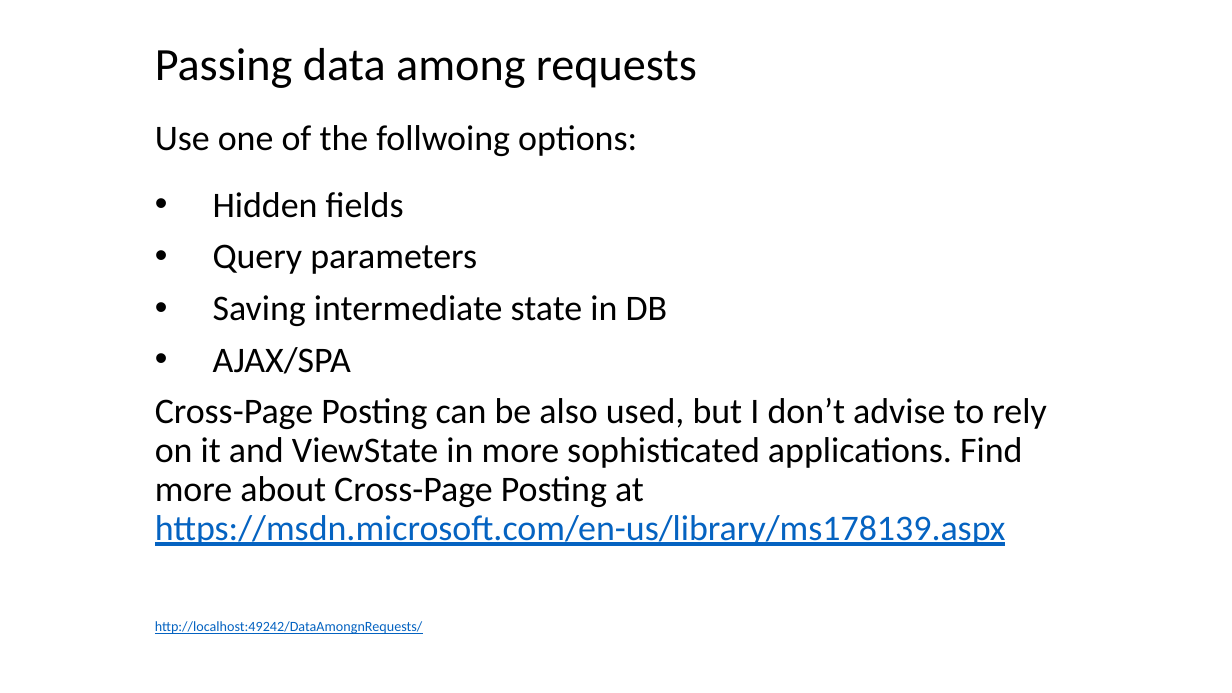
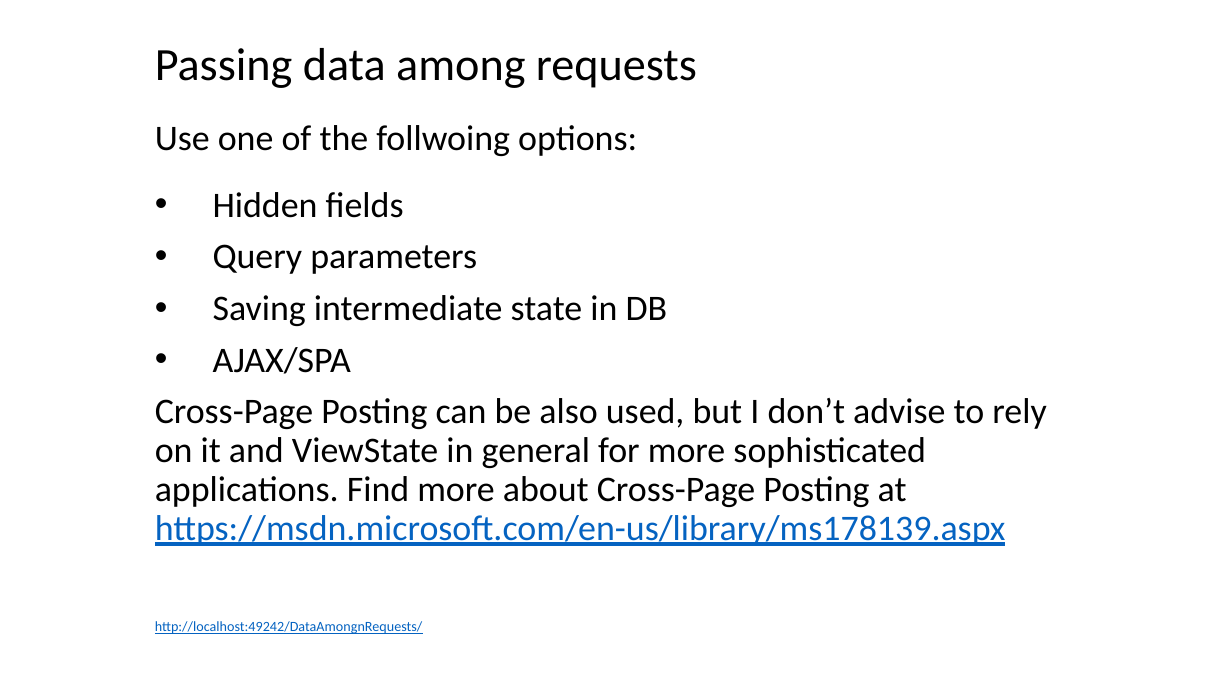
Before and after one commit to kosta-arnorsky/ASP.NET-Session-Demo, a slide deck: slide 14 of ASP.NET Session.pptx. Drawn at 1232x693 pixels with LibreOffice and Linux fonts; fonts in the diff are those of the drawing. Boxes give left, top, right and bottom in pixels: in the first picture for what was removed or moved away, otherwise in the second. Text is boxed around its words. In the diff, an @@ line names an element or a change of style, - is before the commit and + after.

Commit message:
Small update to slides text

```diff
--- a/ASP.NET Session.pptx
+++ b/ASP.NET Session.pptx
@@ subtitle at [155,398,1046,546]: text changed @@
-Cross-Page Posting can be also used, but I don’t advise to rely on it and ViewState in more sophisticated applications. Find more about Cross-Page Posting at https://msdn.microsoft.com/en-us/library/ms178139.aspx
+Cross-Page Posting can be also used, but I don’t advise to rely on it and ViewState in general for more sophisticated applications. Find more about Cross-Page Posting at https://msdn.microsoft.com/en-us/library/ms178139.aspx
```
Also in this commit, not shown: 2 other slides changed.
